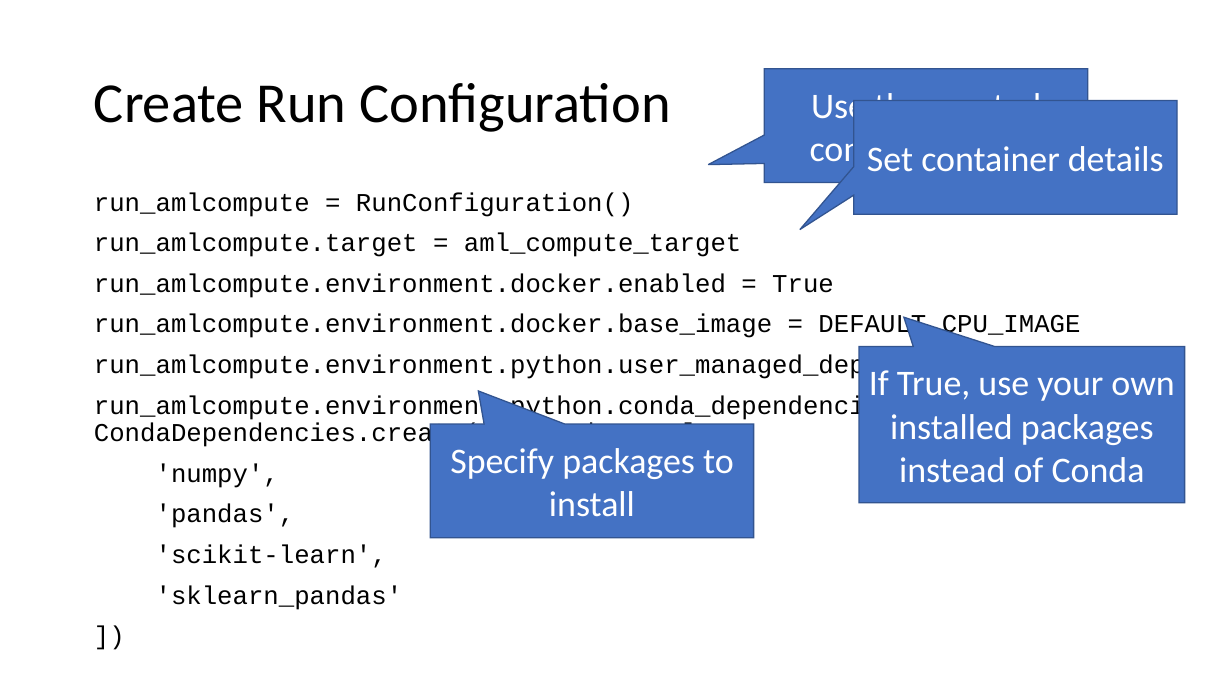
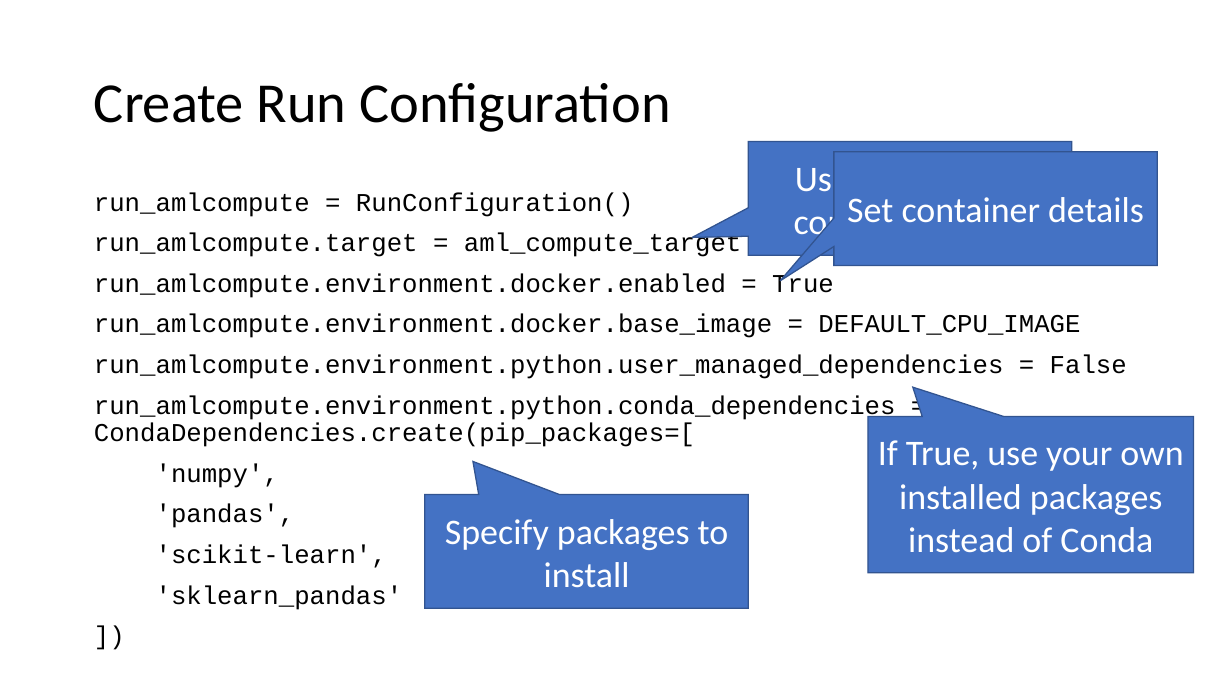
Before and after one commit to pietheinstrengholt/azure-ml-data-science-400, a slide deck: slide 25 of day-02/Day 2 - AML Bootcamp.pptx. Drawn at 1232x693 pixels with LibreOffice and Linux fonts; fonts in the diff are those of the drawing. Boxes give left, top, right and bottom in pixels: in the first picture for what was removed or moved away, otherwise in the second. Text is boxed around its words. In the diff, an @@ line names an element or a change of style, - is before the commit and + after.

```diff
--- a/day-02/Day 2 - AML Bootcamp.pptx
+++ b/day-02/Day 2 - AML Bootcamp.pptx
@@ speech box "Use the created compute target": place and size @@
-speech box "Use the created compute target" at bbox=[764, 68, 1088, 182]
+speech box "Use the created compute target" at bbox=[749, 141, 1072, 255]
@@ speech box "Set container details": place and size @@
-speech box "Set container details" at bbox=[854, 101, 1177, 214]
+speech box "Set container details" at bbox=[835, 152, 1158, 265]
@@ speech box "If True, use your own ...": place and size @@
-speech box "If True, use your own ..." at bbox=[860, 347, 1185, 503]
+speech box "If True, use your own ..." at bbox=[868, 417, 1193, 573]
@@ speech box "Specify packages to install": place and size @@
-speech box "Specify packages to install" at bbox=[431, 424, 754, 538]
+speech box "Specify packages to install" at bbox=[425, 494, 749, 608]
```
Also in this commit, not shown: 10 other slides changed.
